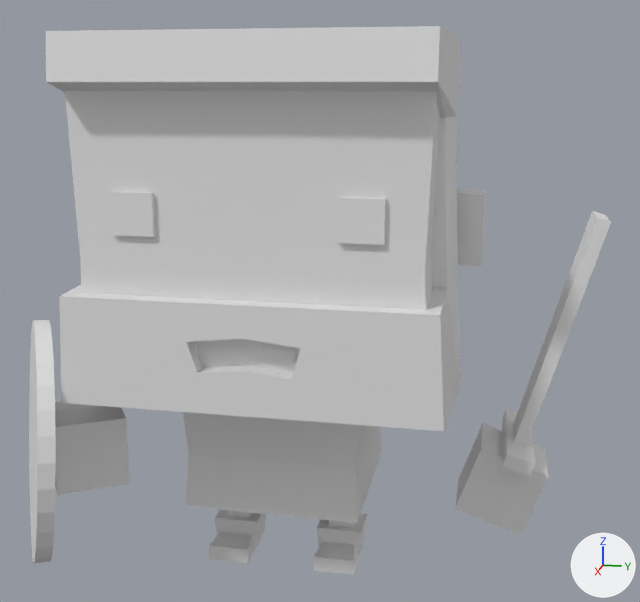
An edit to the Blender file SourceAssets/Blender/Player.blend, drawn before and after from the same camera.
Before and after are seen from a camera (50 mm lens) standing at (5.54, 1.31, 0.74) and looking at (0.11, 0.23, -0.62). The lights are fixed; the arrows at lower right show +X, +Y and +Z.
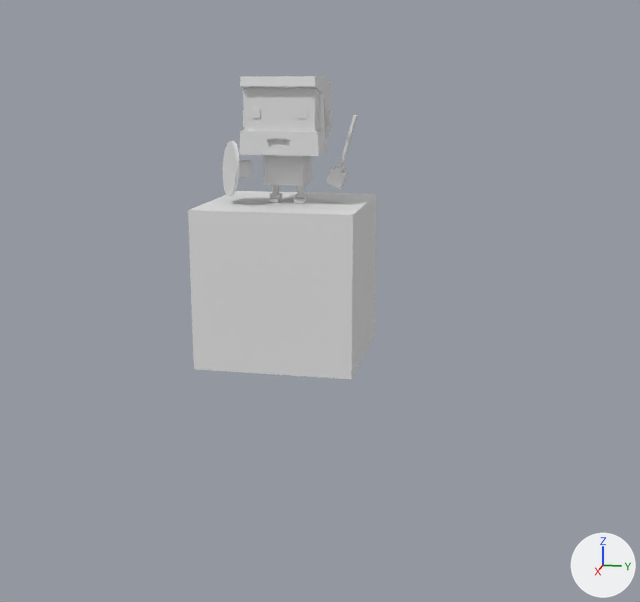
What differs and where, as boxes [x1, y1, x2, y2] in the pictures (640 x 602 px):
'Hair', moved, rescaled (78% narrower, 80% shorter): before [46, 26, 461, 431]; after [239, 76, 331, 156]
'Head', moved, rescaled (77% narrower, 78% shorter): before [65, 89, 440, 373]; after [243, 88, 328, 149]
'Cube.007', added: after [188, 191, 377, 379]
'Cube.001', recoloured, moved, rescaled: before [183, 412, 381, 523]; after [263, 155, 312, 186]
'Cube.004', moved, rescaled (78% narrower, 78% shorter): before [55, 402, 548, 535]; after [239, 160, 348, 189]
'Cube', moved, rescaled (78% narrower, 78% shorter): before [502, 211, 611, 476]; after [335, 115, 358, 172]
'Cylinder', moved, rescaled (39% narrower, 77% shorter): before [29, 320, 56, 563]; after [223, 141, 239, 196]
'Cube.002', moved, rescaled: before [209, 509, 367, 575]; after [269, 193, 307, 203]
'Cube.006', moved, rescaled (79% narrower, 82% shorter): before [110, 191, 386, 245]; after [251, 109, 307, 118]
'Cube.005', moved, rescaled: before [457, 189, 486, 266]; after [243, 110, 332, 127]
'Cube.003', moved, rescaled: before [227, 510, 353, 528]; after [272, 185, 305, 195]

The change, as a list of edits to the scene's bpy script:
```text
Change me_cube_001:
    where me_cube_001.from_pydata(...)  # 12 vertices, 10 faces; spans x -1.04..0.99, y -0.97..0.98, z -0.54..1.17
    remove me_cube_001.materials.append(mat_material_001)  # white #e7e7e7
    add me_cube_001.materials.append(mat_material)  # white #e7e7e7
Add me_cube_003:
    me_cube_003.from_pydata(...)  # a box spanning x -0.5..0.5, y -0.5..0.5, z -0.5..0.5
Change ob_head:
    add ob_head.parent = ob_empty
    ob_head.location: (0.0, 0.0, 0.0) -> (0.0, 0.0, 0.55)
    ob_head.scale: (1.0, 1.0, 1.0) -> (0.227, 0.227, 0.227)
Change ob_cube_001:
    add ob_cube_001.parent = ob_empty
    ob_cube_001.location: (0.0, 0.0, -1.617) -> (0.0, 0.0, 0.183)
    ob_cube_001.scale: (0.6, 0.6, 0.6) -> (0.136, 0.136, 0.136)
Change ob_cube_002:
    add ob_cube_002.parent = ob_empty
    ob_cube_002.location: (0.0, 0.0, 0.131) -> (0.0, 0.0, 0.58)
    ob_cube_002.scale: (0.217, 0.217, 0.217) -> (0.0493, 0.0493, 0.0493)
Change ob_hair:
    add ob_hair.parent = ob_empty
    ob_hair.location: (0.0, 0.0, 0.0) -> (0.0, 0.0, 0.55)
    ob_hair.scale: (1.05, 1.05, 1.05) -> (0.238, 0.238, 0.238)
Change ob_cube_003:
    add ob_cube_003.parent = ob_empty
    ob_cube_003.location: (0.0, 0.0, 0.125) -> (0.0, 0.0, 0.579)
    ob_cube_003.scale: (0.217, 0.217, 0.217) -> (0.0493, 0.0493, 0.0493)
Change ob_cube_004:
    add ob_cube_004.parent = ob_empty
    ob_cube_004.location: (0.0, 0.0, 0.312) -> (0.0, 0.0, 0.621)
    ob_cube_004.scale: (0.217, 0.217, 0.217) -> (0.0493, 0.0493, 0.0493)
Change ob_cube_005:
    add ob_cube_005.parent = ob_empty
    ob_cube_005.location: (0.0, 0.0, 1.658) -> (0.0, 0.0, 0.927)
    ob_cube_005.scale: (0.109, 0.217, 0.217) -> (0.0248, 0.0493, 0.0493)
Change ob_cube_006:
    add ob_cube_006.parent = ob_empty
    ob_cube_006.location: (0.916, 0.0, 1.658) -> (0.208, 0.0, 0.927)
    ob_cube_006.scale: (0.109, 0.217, 0.217) -> (0.0248, 0.0493, 0.0493)
Change ob_cylinder:
    add ob_cylinder.parent = ob_empty
    ob_cylinder.location: (0.713, -1.461, -1.459) -> (0.162, -0.332, 0.219)
    ob_cylinder.scale: (0.759, 0.757, 0.0481) -> (0.172, 0.172, 0.0109)
Change ob_cube:
    add ob_cube.parent = ob_empty
    ob_cube.location: (0.139, 1.861, -0.214) -> (0.0315, 0.422, 0.502)
    ob_cube.scale: (0.152, 0.152, 0.152) -> (0.0344, 0.0344, 0.0344)
Add ob_empty:
    ob_empty = bpy.data.objects.new('Empty', None)
    ob_empty.location = (0.0, 0.0, 0.0)
Add ob_cube_007:
    ob_cube_007 = bpy.data.objects.new('Cube.007', me_cube_003)
    ob_cube_007.location = (0.0, 0.0, -0.5)
```
